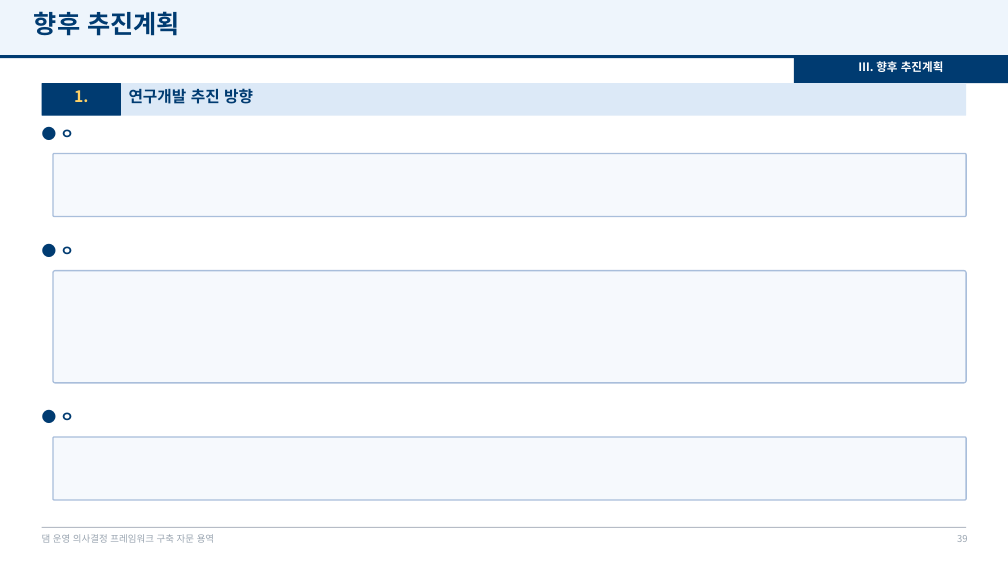
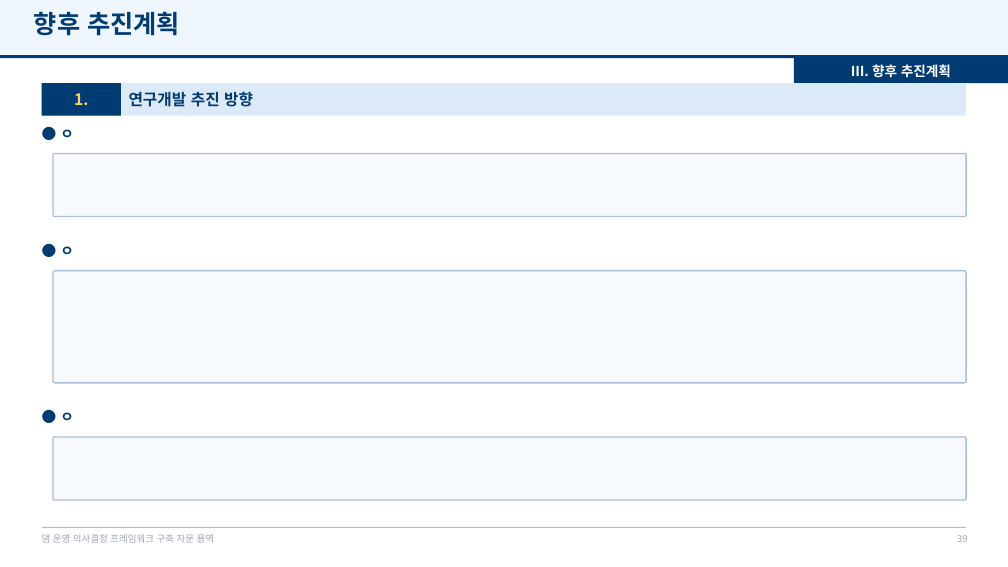
Before and after one commit to mkm1119/KGRAG-LLM, a slide deck: slide 39 of project_khnp/2026.12.09_최종보고회_발표자료_템플릿.pptx. Drawn at 1008x567 pixels with LibreOffice and Linux fonts; fonts in the diff are those of the drawing; background and template pictures are left out. Boxes give left, top, right and bottom in pixels: in the first picture for what was removed or moved away, otherwise in the second. Text is boxed around its words. In the diff, an @@ line names an element or a change of style, - is before the commit and + after.

```diff
--- a/project_khnp/2026.12.09_최종보고회_발표자료_템플릿.pptx
+++ b/project_khnp/2026.12.09_최종보고회_발표자료_템플릿.pptx
@@ text "Ⅲ. 향후 추진계획" at [851, 64, 951, 78]: size 11 to 13 pt; vertical alignment top to middle @@
@@ text "1." at [74, 93, 88, 105]: vertical alignment top to middle @@
@@ text "연구개발 추진 방향" at [129, 91, 253, 107]: vertical alignment top to middle @@
```
Also in this commit, not shown: 34 other slides changed, 1 other file.
